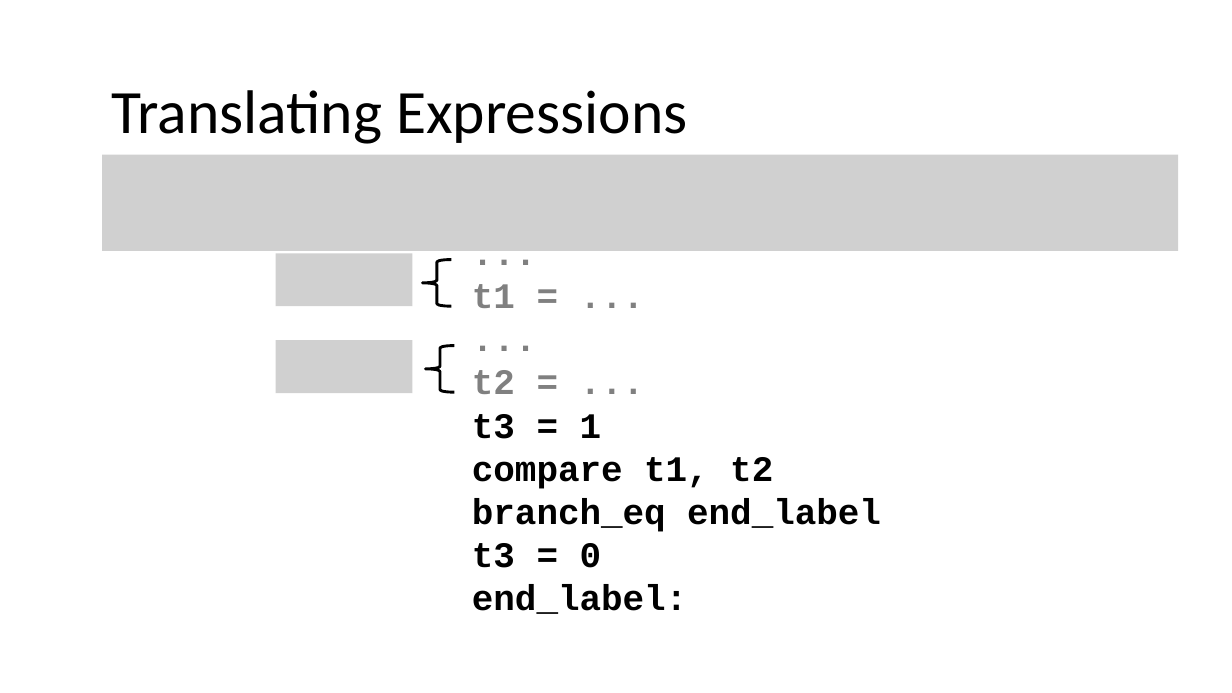
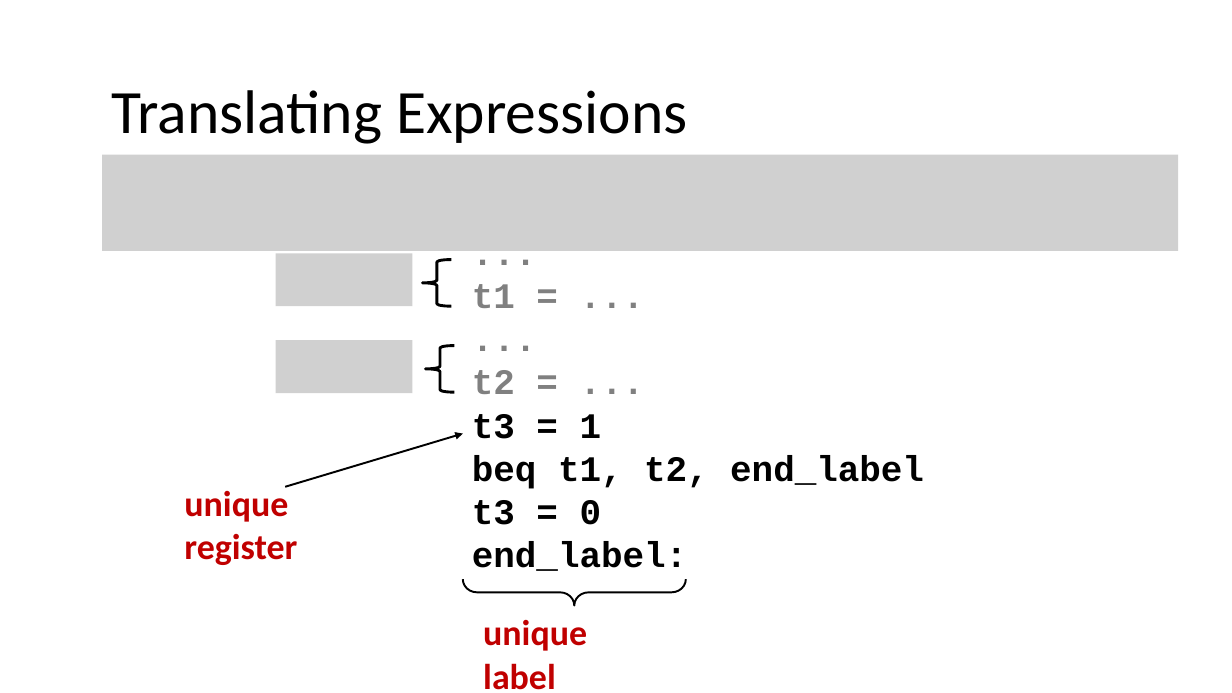
Before and after one commit to nivshani/compilation, a slide deck: slide 23 of slides/IR.pptx (slide 17 before the commit). Drawn at 1232x693 pixels with LibreOffice and Linux fonts; fonts in the diff are those of the drawing; grey boxes stand for pictures. Boxes give left, top, right and bottom in pixels: in the first picture for what was removed or moved away, otherwise in the second. Text is boxed around its words. In the diff, an @@ line names an element or a change of style, - is before the commit and + after.

```diff
--- a/slides/IR.pptx
+++ b/slides/IR.pptx
@@ arrow added from (286, 487) to (463, 433), #000000 1.5 pt @@
@@ text at (x1=472, y1=455, x2=924, y2=489): text changed @@
-compare t1, t2
-branch_eq end_label
+beq t1, t2, end_label
@@ text added at (x1=184, y1=486, x2=297, y2=565), 28 pt, text #C00000, bold @@
+unique register
@@ left brace added at (x1=463, y1=579, x2=685, y2=605), outline #000000 1.5 pt @@
@@ text added at (x1=483, y1=620, x2=587, y2=690), 28 pt, text #C00000, bold @@
+unique label
```
Also in this commit, not shown: 33 other slides changed, 16 slides added, 2 slides removed, 1 other file.
